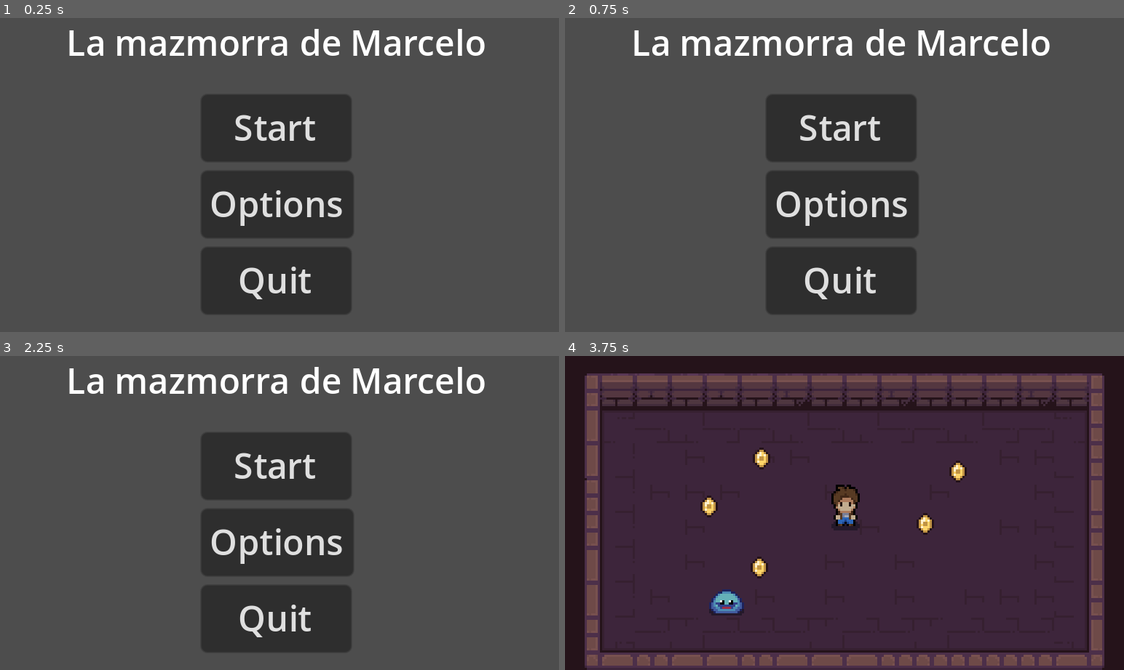
Above: before the commit, frames 1-4 (two rows, left to right).
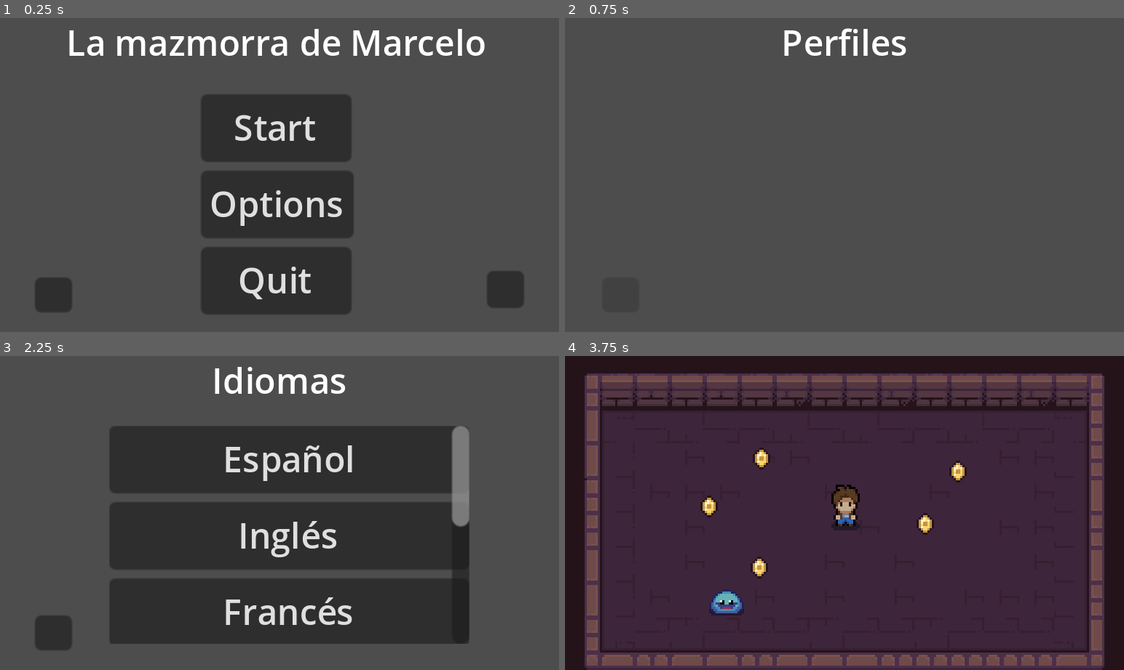
Above: after the commit, the same moments.

Repository: alvarolh33/marcelo
Game: Godot game, scene res://scenes/menu.tscn
Two runs of this game, one before a commit and one after it. Both use one fixed random seed, a clock stepped at 60 frames per second and the inputs below.
Inputs (mouse positions are in pixels of both pictures, inside the frame that each line leads up to):
- Up to frame 1 (0.25 s): no input
- Up to frame 2 (0.75 s): click (620, 294) at 0.52 s
- Up to frame 3 (2.25 s): click (55, 632) at 1.27 s; click (503, 626) at 2.02 s
- Up to frame 4 (3.75 s): click (620, 632) at 2.77 s; click "Start" at 3.5 s

The runs differ from the first frame. In frame 1, 1.4% of the frame differs, in the area x 6-94%, y 80-94%; in frame 2, 19%; in frame 3, 32%, in the area x 6-87%, y 3-95%; in frame 4, nothing differs.

Commit message:
implementacion del menu idiomas y principio de perfiles

Diff:
--- /dev/null
+++ b/scenes/languages.tscn
@@ -0,0 +1,70 @@
+[gd_scene load_steps=2 format=3 uid="uid://2f3dpiws0mks"]
+
+[ext_resource type="Script" path="res://scripts/languages.gd" id="1_eysnx"]
+
+[node name="Languages" type="Node2D"]
+script = ExtResource("1_eysnx")
+
+[node name="BoxContainer" type="BoxContainer" parent="."]
+offset_right = 256.0
+offset_bottom = 24.0
+alignment = 1
+
+[node name="Label" type="Label" parent="BoxContainer"]
+layout_mode = 2
+text = "Idiomas
+"
+
+[node name="Back" type="Button" parent="."]
+custom_minimum_size = Vector2(5, 5)
+offset_left = 16.0
+offset_top = 119.0
+offset_right = 33.0
+offset_bottom = 135.0
+
+[node name="ScrollContainer" type="ScrollContainer" parent="."]
+offset_left = 50.0
+offset_top = 32.0
+offset_right = 215.0
+offset_bottom = 132.0
+
+[node name="VBoxContainer" type="VBoxContainer" parent="ScrollContainer"]
+layout_mode = 2
+
+[node name="Spanish" type="Button" parent="ScrollContainer/VBoxContainer"]
+custom_minimum_size = Vector2(165, 20)
+layout_mode = 2
+text = "Español"
+
+[node name="English" type="Button" parent="ScrollContainer/VBoxContainer"]
+custom_minimum_size = Vector2(165, 20)
+layout_mode = 2
+text = "Inglés"
+
+[node name="French" type="Button" parent="ScrollContainer/VBoxContainer"]
+custom_minimum_size = Vector2(0, 20)
+layout_mode = 2
+text = "Francés"
+
+[node name="Portuguese" type="Button" parent="ScrollContainer/VBoxContainer"]
+custom_minimum_size = Vector2(0, 20)
+layout_mode = 2
+text = "Portugués"
+
+[node name="German" type="Button" parent="ScrollContainer/VBoxContainer"]
+custom_minimum_size = Vector2(20, 0)
+layout_mode = 2
+text = "Alemán"
+
+[node name="Italian" type="Button" parent="ScrollContainer/VBoxContainer"]
+custom_minimum_size = Vector2(0, 20)
+layout_mode = 2
+text = "Italiano"
+
+[node name="Chinese" type="Button" parent="ScrollContainer/VBoxContainer"]
+custom_minimum_size = Vector2(0, 20)
+layout_mode = 2
+text = "Chino
+"
+
+[connection signal="pressed" from="Back" to="." method="_on_back_pressed"]
--- a/scenes/menu.tscn
+++ b/scenes/menu.tscn
@@ -47,6 +47,24 @@
 horizontal_alignment = 1
 vertical_alignment = 1
 
+[node name="Profile" type="Button" parent="."]
+custom_minimum_size = Vector2(5, 5)
+layout_mode = 0
+offset_left = 16.0
+offset_top = 119.0
+offset_right = 33.0
+offset_bottom = 135.0
+
+[node name="Languages" type="Button" parent="."]
+custom_minimum_size = Vector2(5, 5)
+layout_mode = 0
+offset_left = 223.0
+offset_top = 116.0
+offset_right = 240.0
+offset_bottom = 133.0
+
 [connection signal="pressed" from="VBoxContainer/Start" to="." method="_on_start_pressed"]
 [connection signal="pressed" from="VBoxContainer/Start" to="." method="_on_start_button_pressed"]
 [connection signal="pressed" from="VBoxContainer/Exit" to="." method="_on_exit_pressed"]
+[connection signal="pressed" from="Profile" to="." method="_on_profile_pressed"]
+[connection signal="pressed" from="Languages" to="." method="_on_languages_pressed"]
--- /dev/null
+++ b/scenes/profile.tscn
@@ -0,0 +1,24 @@
+[gd_scene load_steps=2 format=3 uid="uid://w068qx3cet6b"]
+
+[ext_resource type="Script" path="res://scripts/profile.gd" id="1_hqc3i"]
+
+[node name="Profile" type="Node2D"]
+script = ExtResource("1_hqc3i")
+
+[node name="BoxContainer" type="BoxContainer" parent="."]
+offset_right = 256.0
+offset_bottom = 23.0
+alignment = 1
+
+[node name="Label" type="Label" parent="BoxContainer"]
+layout_mode = 2
+text = "Perfiles
+"
+
+[node name="Back" type="Button" parent="."]
+offset_left = 17.0
+offset_top = 119.0
+offset_right = 34.0
+offset_bottom = 135.0
+
+[connection signal="pressed" from="Back" to="." method="_on_back_pressed"]
--- /dev/null
+++ b/scripts/languages.gd
@@ -0,0 +1,4 @@
+extends Node2D
+
+func _on_back_pressed():
+	get_tree().change_scene_to_file("res://scenes/menu.tscn")
--- a/scripts/menu.gd
+++ b/scripts/menu.gd
@@ -5,3 +5,10 @@
 
 func _on_exit_pressed():
 	get_tree().quit()
+
+func _on_languages_pressed():
+	get_tree().change_scene_to_file("res://scenes/languages.tscn")
+
+
+func _on_profile_pressed():
+	get_tree().change_scene_to_file("res://scenes/profile.tscn")
--- /dev/null
+++ b/scripts/profile.gd
@@ -0,0 +1,4 @@
+extends Node2D
+
+func _on_back_pressed():
+	get_tree().change_scene_to_file("res://scenes/menu.tscn")
